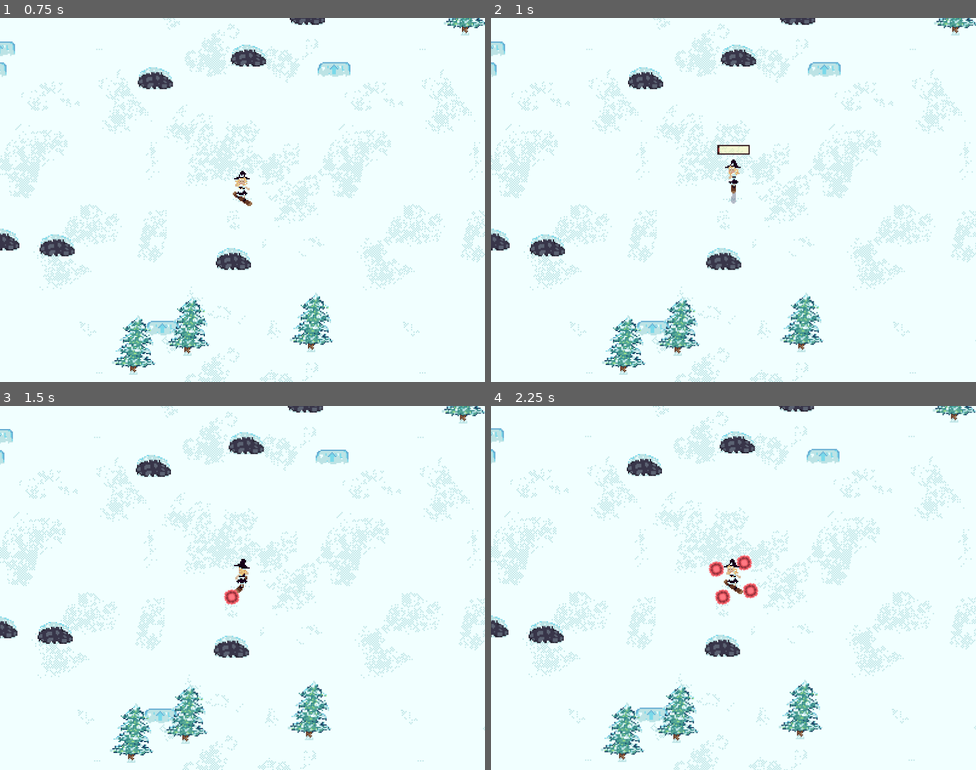
Above: before the commit, frames 1-4 (two rows, left to right).
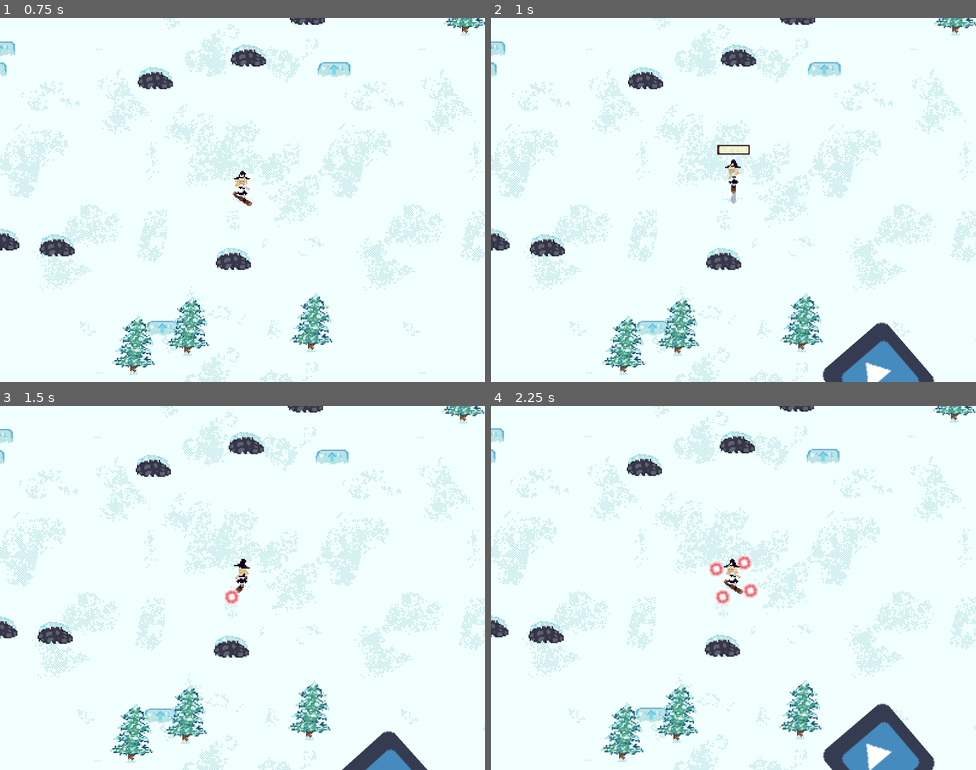
Above: after the commit, the same moments.

Repository: jiisloth/CirnoGoesSkiing
Game: Godot game, scene res://scenes/World.tscn
Same seed, same stepped clock (60 frames per second), same inputs: the game is played once before the commit and once after it. The engine's default icon, where the game draws it, is replaced by a stand-in: a white triangle on a blue panel in a dark square.
Inputs:
- Up to frame 1 (0.75 s): hold Right (right) from 0.53 s (still down); hold X (indy) from 0.53 s (still down)
- Up to frame 2 (1 s): keep holding Right (right); keep holding X (indy); tap Space (jump) at 0.77 s; tap Z (melon) at 0.8 s
- Up to frame 3 (1.5 s): tap Space (jump) at 1.07 s; release Right (right) at 1.28 s; release X (indy) at 1.28 s; hold Left (left) from 1.28 s (still down); tap Z (melon) at 1.35 s
- Up to frame 4 (2.25 s): tap Space (jump) at 1.52, 1.82 s; tap C (nose) at 1.55 s; release Left (left) at 2.03 s; hold Right (right) from 2.03 s (still down); hold C (nose) from 2.03 s (still down)

Frame 1 is identical in both runs. In frame 2, 2.1% of the frame differs, in the area x 68-92%, y 83-100%; in frame 3, 1.1%; in frame 4, 2.9%, in the area x 44-92%, y 40-100%.

Commit message:
Added cirno bullet

Diff:
--- a/Game/scenes/BulletShootter.gd
+++ b/Game/scenes/BulletShootter.gd
@@ -61,7 +61,11 @@
         total[trick.x-1] += trick.y
         pointer += trick.y
     var c = total.normalized()
-    color = color.linear_interpolate(Color("#c63d42"),c.x).linear_interpolate(Color("#a2e387"),c.y).linear_interpolate(Color("#62abd2"),c.z)
+    color.r = (color.r + Color("#c63d42").r*c.x+Color("#a2e387").r*c.y+Color("#62abd2").r*c.z)/4.0
+    color.g = (color.g + Color("#c63d42").g*c.x+Color("#a2e387").g*c.y+Color("#62abd2").g*c.z)/4.0
+    color.b = (color.b + Color("#c63d42").b*c.x+Color("#a2e387").b*c.y+Color("#62abd2").b*c.z)/4.0
+    color.s = 0.5
+    color.v = 1
     launch = scale_property(launch)/(2/3.0)
     fly = scale_property(fly)/(2/3.0)
     hit = scale_property(hit)/(2/3.0)
--- a/Game/scenes/Player.gd
+++ b/Game/scenes/Player.gd
@@ -2,6 +2,7 @@
 
 export(PackedScene) var BulletShootter
 export(PackedScene) var Effect_text
+export(PackedScene) var TrickImg
 
 
 
@@ -35,6 +36,7 @@
     INDY,
     NOSE
    }
+var trickimg = false
 
 var coyote = 0
 var was_on_ground = true
@@ -102,16 +104,19 @@
                 add_trick()
             current_trick = trick.MELON
             $Character/Trickbar.start_trick()
+            start_trick()
         if Input.is_action_just_pressed("indy"):
             if current_trick != trick.INDY:
                 add_trick()
             current_trick = trick.INDY
             $Character/Trickbar.start_trick()
+            start_trick()
         if Input.is_action_just_pressed("nose"):
             if current_trick != trick.NOSE:
                 add_trick()
             current_trick = trick.NOSE
             $Character/Trickbar.start_trick()
+            start_trick()
 
         match current_trick:
             trick.MELON:
@@ -140,6 +145,7 @@
         else:
             shoot()
         $Character/Trickbar.clear()
+        end_trick()
         tricks = []
         current_trick = trick.NONE
         trick_tick = 0
@@ -201,11 +207,23 @@
     move_and_slide(velocity, Vector2.UP)
 
 func add_trick():
+    end_trick()
     $Character/Trickbar.add_trick()
     if current_trick != trick.NONE:
         tricks.append(Vector2(current_trick, trick_tick))
         trick_tick = 0
     current_trick = trick.NONE
+
+func end_trick():
+    if trickimg:
+        trickimg.end = true
+        trickimg = false
+
+
+
+func start_trick():
+    trickimg = TrickImg.instance()
+    add_child(trickimg)
 
 func _process(delta):
     animate(delta)
@@ -262,6 +280,7 @@
         movespeed *= speed
     $Damaged.start()
     $Character/Trickbar.clear()
+    end_trick()
     tricks = []
     current_trick = trick.NONE
     trick_tick = 0
@@ -340,8 +359,8 @@
 
 
 func _on_Graze_area_exited(area):
-    if area.is_in_group("Bossbullet") or area.is_in_group("Obstacle"):
-        if area.is_in_group("Obstacle"):
+    if area.is_in_group("Bossbullet") or area.is_in_group("Obstacle") or area.is_in_group("Boss"):
+        if area.is_in_group("Obstacle") or area.is_in_group("Boss"):
             area = area.get_parent()
         if area.graze:
             add_graze()
--- a/Game/scenes/Player.tscn
+++ b/Game/scenes/Player.tscn
@@ -8,6 +8,7 @@
 [ext_resource path="res://scenes/BulletShootter.tscn" type="PackedScene" id=6]
 [ext_resource path="res://scenes/Trickbar.tscn" type="PackedScene" id=7]
 [ext_resource path="res://scenes/Effect_Get.tscn" type="PackedScene" id=8]
+[ext_resource path="res://scenes/TrickImg.tscn" type="PackedScene" id=9]
 
 [sub_resource type="CircleShape2D" id=1]
 radius = 4.0
@@ -29,6 +30,7 @@
 script = ExtResource( 2 )
 BulletShootter = ExtResource( 6 )
 Effect_text = ExtResource( 8 )
+TrickImg = ExtResource( 9 )
 
 [node name="CollisionShape2D" type="CollisionShape2D" parent="."]
 shape = SubResource( 1 )
--- a/Game/scenes/SnowballBoss.gd
+++ b/Game/scenes/SnowballBoss.gd
@@ -26,6 +26,8 @@
 var movTime = 1
 var shootPause = 1.0
 var accSpeed = 1
+
+var graze = true
 
 # Called when the node enters the scene tree for the first time.
 func _ready():
@@ -159,3 +161,11 @@
 
 func die():
     queue_free()
+
+
+
+func _on_Area2D_body_entered(body):
+    if body.name == "Player":
+        if body.height < 70:
+            graze = false
+            body.hit(1, false, 0.3)
--- a/Game/scenes/SnowballBoss.tscn
+++ b/Game/scenes/SnowballBoss.tscn
@@ -32,3 +32,5 @@
 position = Vector2( 0, -10 )
 scale = Vector2( 1, 0.5 )
 shape = SubResource( 1 )
+
+[connection signal="body_entered" from="Area2D" to="." method="_on_Area2D_body_entered"]
--- /dev/null
+++ b/Game/scenes/TrickImg.gd
@@ -0,0 +1,34 @@
+extends Node2D
+
+
+var end = false
+var can_end = false
+
+func _process(delta):
+    if end and can_end:
+        can_end = false
+        go_away()
+
+
+func _ready():
+    $Roll.interpolate_property($Holder,"rotation_degrees",-30, 100, 9)
+    $Roll.interpolate_property($Holder/Icon,"rotation_degrees",-15, 60, 9)
+    $Roll.interpolate_property($Holder,"position:x", 450, 650, 9)
+    $Roll.start()
+    $Start.interpolate_property($Holder,"position:y", 800, 500, 0.3, Tween.TRANS_LINEAR, Tween.EASE_OUT)
+    $Start.start()
+
+func go_away():
+    $Stop.interpolate_property($Holder,"position:y", $Holder.position.y, 1000, 0.3, Tween.TRANS_LINEAR, Tween.EASE_IN)
+    $Stop.start()
+
+
+
+
+
+func _on_Start_tween_all_completed():
+    can_end = true
+
+
+func _on_Stop_tween_all_completed():
+    queue_free()
--- /dev/null
+++ b/Game/scenes/TrickImg.tscn
@@ -0,0 +1,25 @@
+[gd_scene load_steps=3 format=2]
+
+[ext_resource path="res://scenes/TrickImg.gd" type="Script" id=1]
+[ext_resource path="res://icon.png" type="Texture" id=2]
+
+[node name="TrickImg" type="Node2D"]
+script = ExtResource( 1 )
+
+[node name="Roll" type="Tween" parent="."]
+
+[node name="Start" type="Tween" parent="."]
+
+[node name="Stop" type="Tween" parent="."]
+
+[node name="Holder" type="Node2D" parent="."]
+position = Vector2( 960, 1242 )
+rotation = -0.546288
+
+[node name="Icon" type="Sprite" parent="Holder"]
+position = Vector2( -4, -200 )
+scale = Vector2( 3.26562, 3.26562 )
+texture = ExtResource( 2 )
+
+[connection signal="tween_all_completed" from="Start" to="." method="_on_Start_tween_all_completed"]
+[connection signal="tween_all_completed" from="Stop" to="." method="_on_Stop_tween_all_completed"]
Binary file added: Game/img/pixelart/BulletCrystal.png
Binary file changed: Game/img/pixelart/BulletRainDrop.png
Not shown: 1 places in Game/scenes/Player.tscn that only renumber resources
